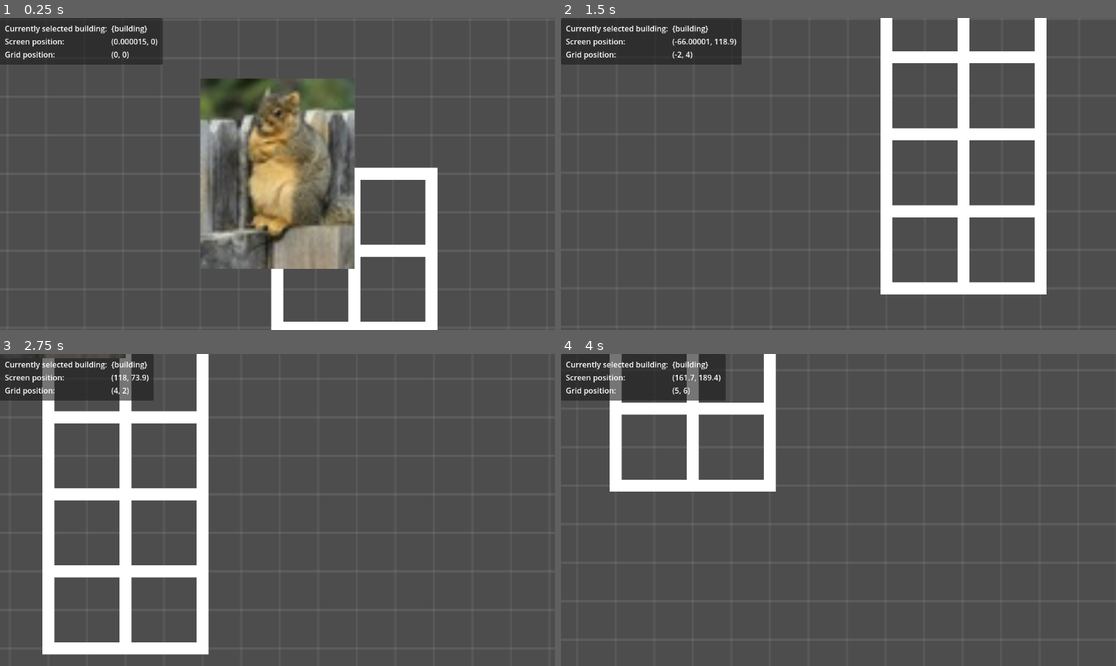
Above: before the commit, frames 1-4 (two rows, left to right).
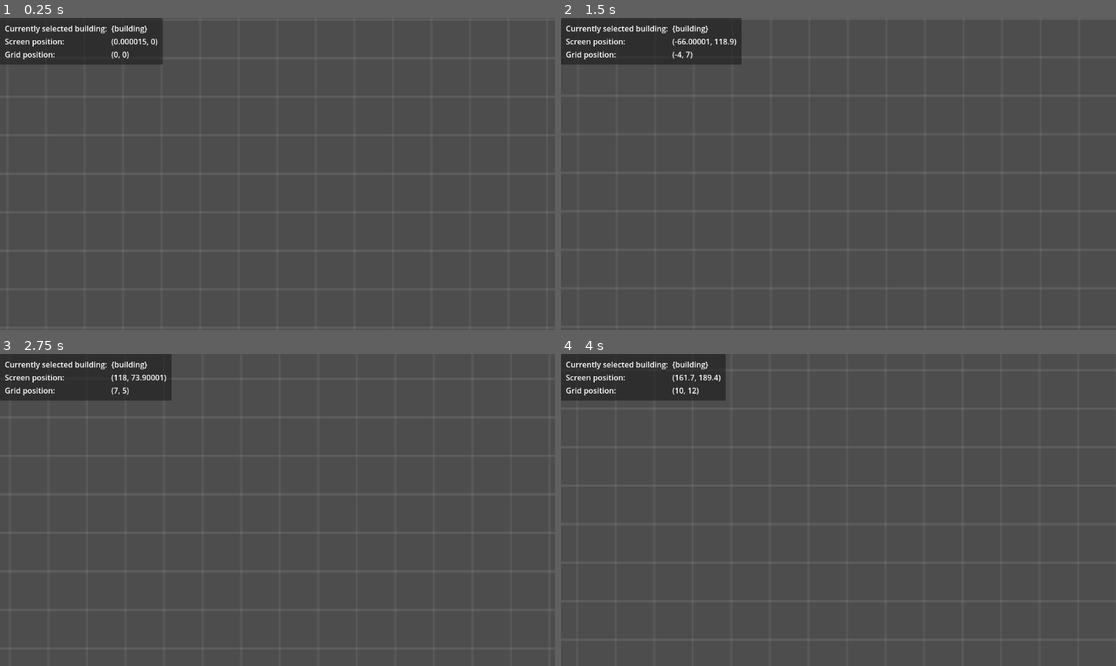
Above: after the commit, the same moments.

Repository: atomazu/vtuber-jam
Game: Godot game, scene res://main.tscn
Two runs of this game, one before a commit and one after it. Both use one fixed random seed, a clock stepped at 60 frames per second and the inputs below.
Inputs (mouse positions are in pixels of both pictures, inside the frame that each line leads up to):
- Up to frame 1 (0.25 s): no input
- Up to frame 2 (1.5 s): tap Enter at 0.5 s; move the mouse to (960, 158) at 0.52 s; hold S (cam_down) 0.53-1.28 s; click (960, 158) at 0.67 s; tap A (cam_left) at 0.8, 1.35 s; move the mouse to (727, 189) at 1.27 s; click (727, 189) at 1.42 s
- Up to frame 3 (2.75 s): tap D (cam_right) at 1.55 s; tap Space at 2 s; move the mouse to (333, 441) at 2.02 s; hold D (cam_right) from 2.03 s (still down); click (333, 441) at 2.17 s; tap W (cam_up) at 2.3 s
- Up to frame 4 (4 s): move the mouse to (810, 572) at 2.77 s; release D (cam_right) at 2.78 s; tap W (cam_up) at 2.85 s; click (810, 572) at 2.92 s; tap S (cam_down) at 3.05 s; tap Enter at 3.5 s; move the mouse to (1005, 556) at 3.52 s; hold S (cam_down) from 3.53 s (still down); click (1005, 556) at 3.67 s; tap A (cam_left) at 3.8 s

The runs differ from the first frame. In frame 1, 16% of the frame differs, in the area x 36-79%, y 19-100%; in frame 2, 9.4%; in frame 3, 11%; in frame 4, 4.7%.

Commit message:
update debug scene, refactor camera

Diff:
--- a/building_system/grid.gd
+++ b/building_system/grid.gd
@@ -1,13 +1,11 @@
 extends Node2D
 
-
-var cell_size = 32
+var cell_size = 16
 var grid_display: GridDisplay
 
 func _ready() -> void:
-	grid_display = GridDisplay.new()
+	grid_display = get_tree().get_first_node_in_group("grid_display")
 	grid_display.cell_size = Vector2(cell_size, cell_size)
-	add_child(grid_display)
 
 
 func screen_to_grid(pos: Vector2) -> Vector2:
--- a/camera.gd
+++ b/camera.gd
@@ -1,45 +1,47 @@
 extends Camera2D
 
-var cam_speed = 750
-var velocity = Vector2.ZERO
+@export var cam_speed: float = 750.0
+@export var zoom_speed: float = 70.0
+@export var min_zoom: float = 1.0
+@export var max_zoom: float = 6.0
+@export var camera_bounds: Vector2 = Vector2(250, 250)
 
-var min_x = -250
-var max_x = 250
-var min_y = -250
-var max_y = 250
-var new_zoom = zoom
-var zoom_speed = 70
+var target_zoom: Vector2 = zoom
+var velocity: Vector2 = Vector2.ZERO
 
 
 func _process(delta: float) -> void:
-	move_cam(delta)
+	update_movement(delta)
+	update_zoom(delta)
+	apply_bounds()
 
+
+func update_movement(delta: float) -> void:
+	velocity = get_input_velocity() * delta / zoom
 	position += velocity
 	velocity = Vector2.ZERO
-	zoom = lerp(zoom, new_zoom, delta * zoom_speed)
-	zoom = clamp(zoom, Vector2.ONE, Vector2.ONE * 6)
-
-	# Apply camera bounds
-	position.x = clamp(position.x, min_x, max_x)
-	position.y = clamp(position.y, min_y, max_y)
 
 
-func move_cam(delta: float) -> void:
-	if Input.is_action_pressed("cam_right"):
-		velocity.x = cam_speed * delta
-	elif Input.is_action_pressed("cam_left"):
-		velocity.x = -cam_speed * delta
-	if Input.is_action_pressed("cam_up"):
-		velocity.y = -cam_speed * delta
-	elif Input.is_action_pressed("cam_down"):
-		velocity.y = cam_speed * delta
-
-	velocity /= zoom
+func update_zoom(delta: float) -> void:
+	zoom = zoom.lerp(target_zoom, delta * zoom_speed)
+	zoom = zoom.clamp(Vector2.ONE * min_zoom, Vector2.ONE * max_zoom)
 
 
-func _input(event):
+func apply_bounds() -> void:
+	position = position.clamp(-camera_bounds, camera_bounds)
+
+
+func get_input_velocity() -> Vector2:
+	var input_velocity = Vector2.ZERO
+	input_velocity.x = Input.get_axis("cam_left", "cam_right")
+	input_velocity.y = Input.get_axis("cam_up", "cam_down")
+	return input_velocity * cam_speed
+
+
+func _input(event: InputEvent) -> void:
 	if event is InputEventMouseButton:
-		if event.button_index == MOUSE_BUTTON_WHEEL_UP:
-			new_zoom = zoom * 1.1
-		elif event.button_index == MOUSE_BUTTON_WHEEL_DOWN:
-			new_zoom = zoom * 0.9
+		match event.button_index:
+			MOUSE_BUTTON_WHEEL_UP:
+				target_zoom *= 1.1
+			MOUSE_BUTTON_WHEEL_DOWN:
+				target_zoom *= 0.9
--- a/main.tscn
+++ b/main.tscn
@@ -6,7 +6,6 @@
 [ext_resource type="Script" path="res://addons/grid_display/grid_display.gd" id="3_7h7y6"]
 [ext_resource type="Script" path="res://interface/debug_interface.gd" id="4_fbv3n"]
 [ext_resource type="Script" path="res://camera.gd" id="5_wl8uc"]
-[ext_resource type="Texture2D" uid="uid://c21di7jo7qjtp" path="res://assets/R.jpeg" id="6_er37l"]
 
 [node name="Main" type="Node"]
 script = ExtResource("1_4i0r6")
@@ -14,7 +13,7 @@
 [node name="BuildingManager" type="Node" parent="."]
 script = ExtResource("1_40cr7")
 
-[node name="Grid Display" type="Node2D" parent="."]
+[node name="Grid Display" type="Node2D" parent="." groups=["grid_display"]]
 position = Vector2(-512, -512)
 script = ExtResource("3_7h7y6")
 grid_size = Vector2(64, 64)
@@ -86,6 +85,3 @@
 [node name="GridPositionLabel" type="Label" parent="CanvasLayer/Interface/DebugInterface/MarginContainer/GridContainer"]
 layout_mode = 2
 text = "{grid_pos}"
-
-[node name="R" type="Sprite2D" parent="."]
-texture = ExtResource("6_er37l")
--- a/tests.tscn
+++ b/tests.tscn
@@ -1,49 +1,53 @@
-[gd_scene load_steps=4 format=3 uid="uid://d3pednyfrlp2e"]
+[gd_scene load_steps=6 format=3 uid="uid://d3pednyfrlp2e"]
 
 [ext_resource type="Script" path="res://tests/tests.gd" id="1_w0w1c"]
 [ext_resource type="Script" path="res://tests/building_manager_test.gd" id="2_ewsqx"]
 [ext_resource type="Script" path="res://tests/building_test.gd" id="3_dl15q"]
+[ext_resource type="Script" path="res://addons/grid_display/grid_display.gd" id="4_abwlq"]
+[ext_resource type="Script" path="res://camera.gd" id="4_vw3gs"]
 
 [node name="TestSuite" type="Node"]
 script = ExtResource("1_w0w1c")
 
-[node name="Interface" type="HSplitContainer" parent="."]
+[node name="CanvasLayer" type="CanvasLayer" parent="."]
+
+[node name="Interface" type="HSplitContainer" parent="CanvasLayer"]
 anchors_preset = 15
 anchor_right = 1.0
 anchor_bottom = 1.0
 grow_horizontal = 2
 grow_vertical = 2
 
-[node name="Control" type="Control" parent="Interface"]
+[node name="Control" type="Control" parent="CanvasLayer/Interface"]
 layout_mode = 2
 size_flags_horizontal = 3
 
-[node name="PanelContainer" type="PanelContainer" parent="Interface"]
+[node name="PanelContainer" type="PanelContainer" parent="CanvasLayer/Interface"]
 layout_mode = 2
 size_flags_horizontal = 3
 
-[node name="MarginContainer" type="MarginContainer" parent="Interface/PanelContainer"]
+[node name="MarginContainer" type="MarginContainer" parent="CanvasLayer/Interface/PanelContainer"]
 layout_mode = 2
 theme_override_constants/margin_left = 10
 theme_override_constants/margin_top = 10
 theme_override_constants/margin_right = 10
 theme_override_constants/margin_bottom = 10
 
-[node name="VBoxContainer" type="VBoxContainer" parent="Interface/PanelContainer/MarginContainer"]
+[node name="VBoxContainer" type="VBoxContainer" parent="CanvasLayer/Interface/PanelContainer/MarginContainer"]
 layout_mode = 2
 
-[node name="TitleLable" type="Label" parent="Interface/PanelContainer/MarginContainer/VBoxContainer"]
+[node name="TitleLable" type="Label" parent="CanvasLayer/Interface/PanelContainer/MarginContainer/VBoxContainer"]
 layout_mode = 2
 theme_override_font_sizes/font_size = 36
 text = "Tests"
 
-[node name="ExamTree" type="Tree" parent="Interface/PanelContainer/MarginContainer/VBoxContainer"]
+[node name="ExamTree" type="Tree" parent="CanvasLayer/Interface/PanelContainer/MarginContainer/VBoxContainer"]
 layout_mode = 2
 size_flags_vertical = 3
 focus_mode = 0
 columns = 2
 
-[node name="TestControls" type="VBoxContainer" parent="."]
+[node name="TestControls" type="VBoxContainer" parent="CanvasLayer"]
 anchors_preset = 11
 anchor_left = 1.0
 anchor_right = 1.0
@@ -52,14 +56,14 @@
 grow_horizontal = 0
 grow_vertical = 2
 
-[node name="RerunButton" type="Button" parent="TestControls"]
+[node name="RerunButton" type="Button" parent="CanvasLayer/TestControls"]
 layout_mode = 2
 size_flags_vertical = 3
 focus_mode = 0
 disabled = true
 text = "Rerun"
 
-[node name="ExitButton" type="Button" parent="TestControls"]
+[node name="ExitButton" type="Button" parent="CanvasLayer/TestControls"]
 layout_mode = 2
 size_flags_vertical = 3
 focus_mode = 0
@@ -72,3 +76,19 @@
 
 [node name="BuildingTest" type="Node" parent="ExamList"]
 script = ExtResource("3_dl15q")
+
+[node name="Camera2D" type="Camera2D" parent="."]
+zoom = Vector2(3, 3)
+script = ExtResource("4_vw3gs")
+
+[node name="Grid Display" type="Node2D" parent="." groups=["grid_display"]]
+position = Vector2(-512, -512)
+script = ExtResource("4_abwlq")
+grid_size = Vector2(64, 64)
+line_size = Vector2(1, 1)
+border_width = 1.0
+cell_size = Vector2(16, 16)
+border_color = Color(1, 1, 1, 0.254902)
+vline_color = Color(1, 1, 1, 0.0862745)
+hline_color = Color(1, 1, 1, 0.0588235)
+metadata/_edit_lock_ = true
--- a/tests/tests.gd
+++ b/tests/tests.gd
@@ -1,9 +1,9 @@
 extends Node
 
-@onready var exam_tree: Tree = $Interface/PanelContainer/MarginContainer/VBoxContainer/ExamTree
+@onready var exam_tree: Tree = $CanvasLayer/Interface/PanelContainer/MarginContainer/VBoxContainer/ExamTree
 @onready var exam_list: Node = $ExamList
-@onready var rerun_button: Button = $TestControls/RerunButton
-@onready var exit_button: Button = $TestControls/ExitButton
+@onready var rerun_button: Button = $CanvasLayer/TestControls/RerunButton
+@onready var exit_button: Button = $CanvasLayer/TestControls/ExitButton
 
 func _ready() -> void:
 	rerun_button.pressed.connect(run)
Not shown: 1 places in main.tscn that only renumber resources
